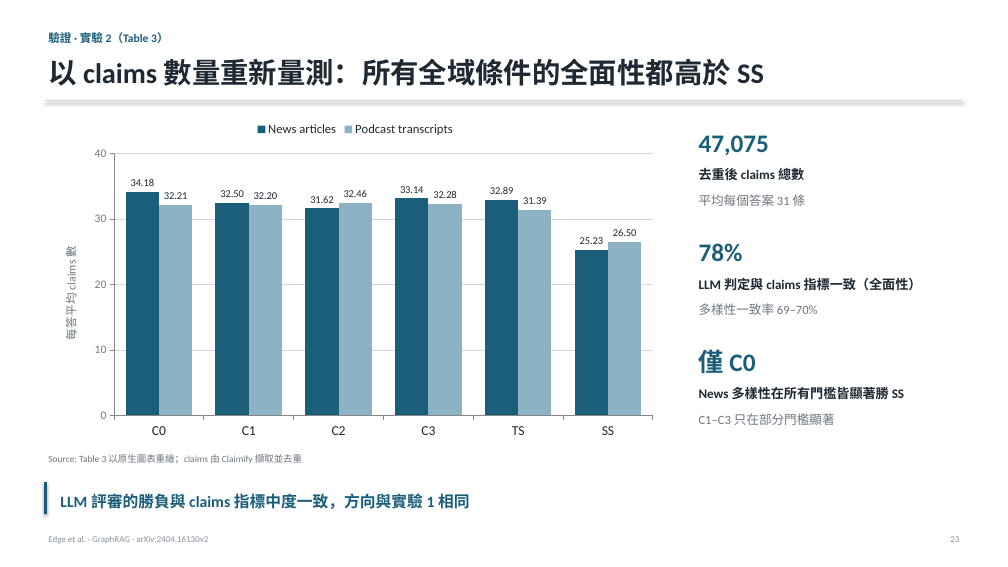
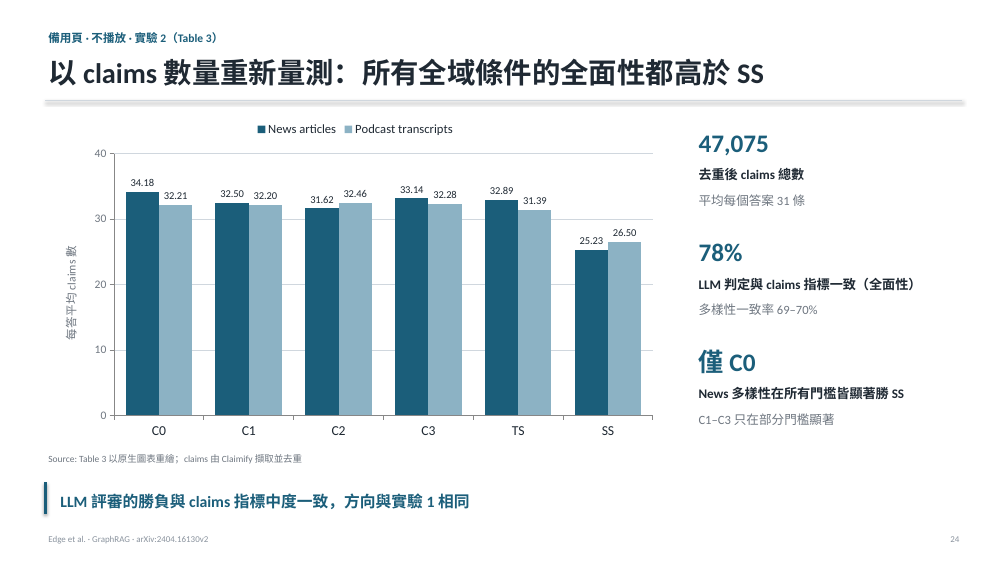
Before and after one commit to Moris-Zhan/CV-RAG-LLM-Papers, a slide deck: slide 24 of RAG/2024_GraphRAG/slides_zh-TW.pptx (slide 23 before the commit). Drawn at 1008x567 pixels with LibreOffice and Linux fonts; fonts in the diff are those of the drawing. Boxes give left, top, right and bottom in pixels: in the first picture for what was removed or moved away, otherwise in the second. Text is boxed around its words. In the diff, an @@ line names an element or a change of style, - is before the commit and + after.

```diff
--- a/RAG/2024_GraphRAG/slides_zh-TW.pptx
+++ b/RAG/2024_GraphRAG/slides_zh-TW.pptx
@@ text at bbox=[48, 30, 224, 46]: text changed @@
-驗證 · 實驗 2（Table 3）
+備用頁 · 不播放 · 實驗 2（Table 3）
```
Also in this commit, not shown: 21 other slides changed, 2 slides added, 3 slides removed, 4 other files.
